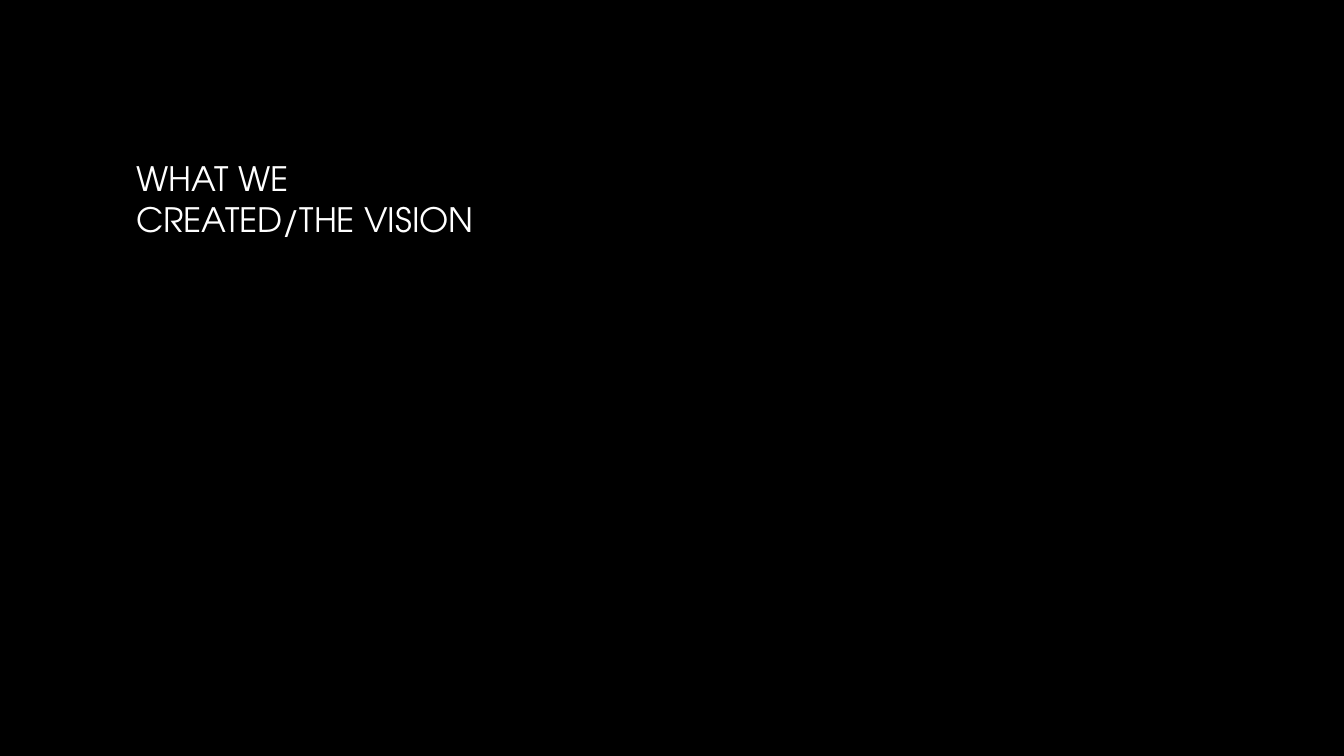
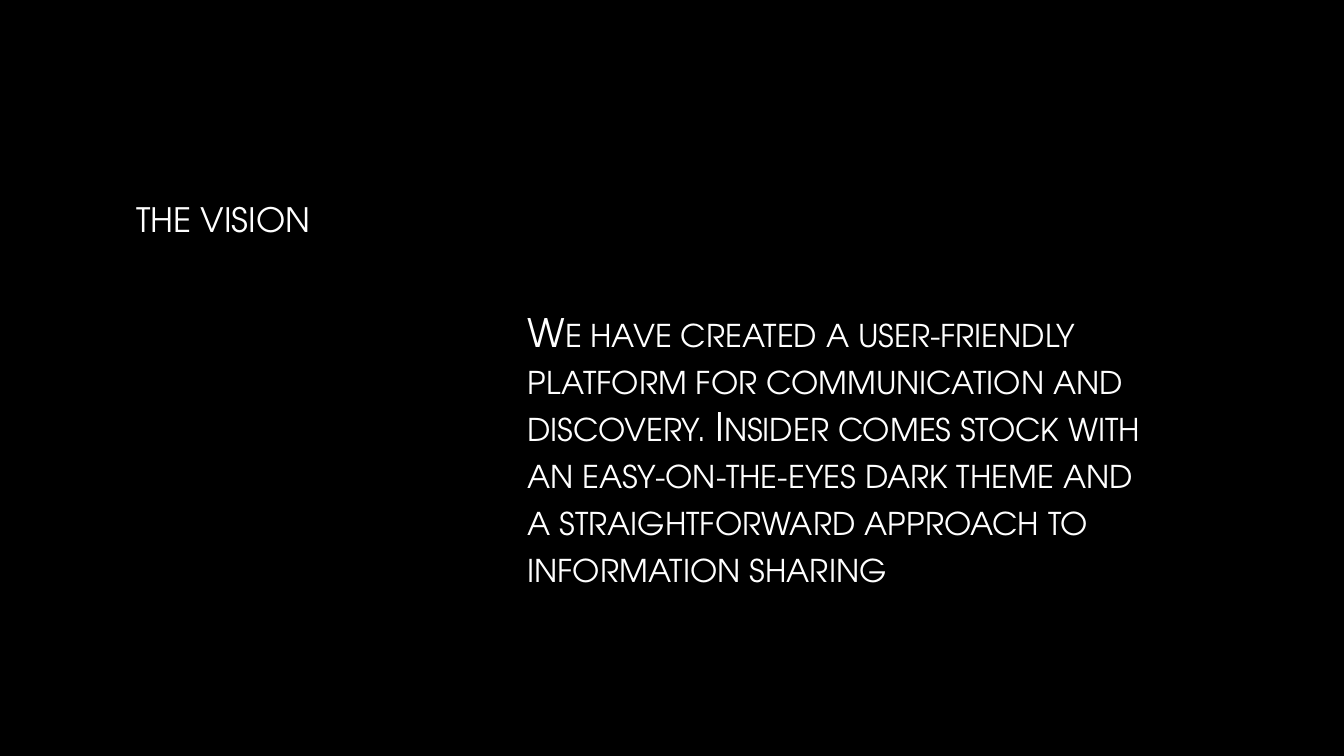
Before and after one commit to smattis18/Insider, a slide deck: slide 3 of INSIDER.pptx. Drawn at 1344x756 pixels with LibreOffice and Linux fonts; fonts in the diff are those of the drawing; background and template pictures are left out. Boxes give left, top, right and bottom in pixels: in the first picture for what was removed or moved away, otherwise in the second. Text is boxed around its words. In the diff, an @@ line names an element or a change of style, - is before the commit and + after.

```diff
--- a/INSIDER.pptx
+++ b/INSIDER.pptx
@@ title at (x1=136, y1=206, x2=311, y2=233): text changed @@
-WHAT WE CREATED/THE VISION
+THE VISION
@@ text added at (x1=527, y1=323, x2=1140, y2=583), 28 pt, text gradient #FFFFFF to #BFBFBF, small capitals @@
+We have created a user-friendly platform for communication and discovery. Insider comes stock with an easy-on-the-eyes dark theme and a straightforward approach to information sharing
```
Also in this commit, not shown: 5 other slides changed, 2 slides added, 2 slides removed, 2 other files.
